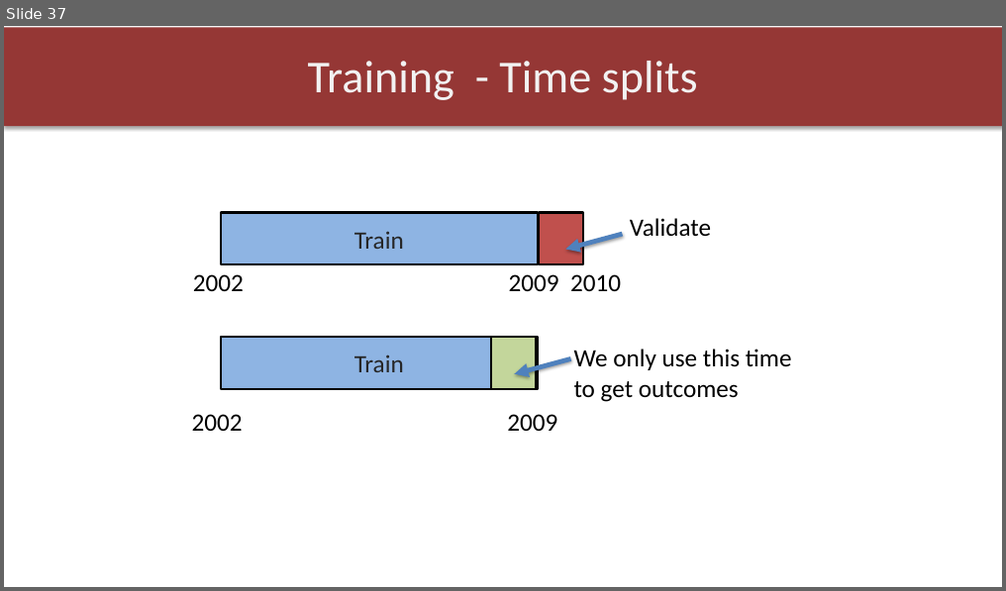
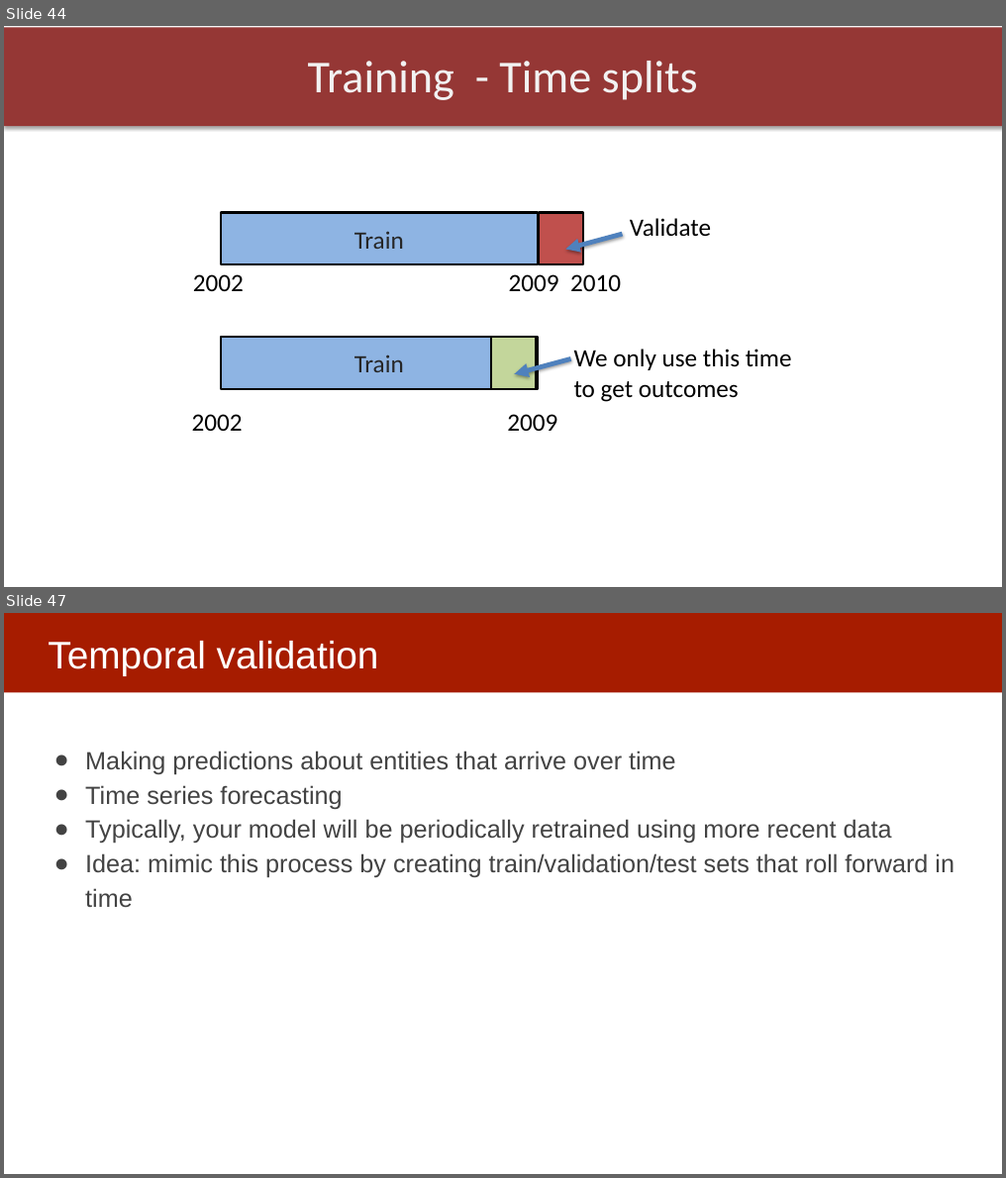
Before and after one commit to dssg/MLinPractice, a slide deck: Lectures/Lecture5-ModelSelection.pptx. Shown one above the other, each under a label of ours: slide 37 before the commit, slides 44 and 47 after it; the slides between them are not shown. The pictures are 1006x591 and 1006x1178 pixels, drawn with LibreOffice and Linux fonts; fonts in the diff are those of the drawing. Boxes give left, top, right and bottom in pixels: in the first picture for what was removed or moved away, otherwise in the second. Text is boxed around its words. In the diff, an @@ line names an element or a change of style, - is before the commit and + after.

```diff
--- a/Lectures/Lecture5-ModelSelection.pptx
+++ b/Lectures/Lecture5-ModelSelection.pptx
@@ slide 47 added at [4, 613, 1002, 1174], background #FFFFFF @@
@@ rectangle added at [4, 613, 1002, 692], fill #A61C00 @@
@@ title added at [48, 641, 379, 675], 37 pt, text #FFFFFF @@
+Temporal validation
@@ text added at [85, 751, 954, 908], 24 pt, text #434343 @@
+● Making predictions about entities that arrive over time
+● Time series forecasting
+● Typically, your model will be periodically retrained using more recent data
+● Idea: mimic this process by creating train/validation/test sets that roll forward in time
@@ what was slide 37 is now slide 44 @@
```
Also in this commit, not shown: 13 slides changed, 13 other slides added, 3 slides removed, 1 other file.
